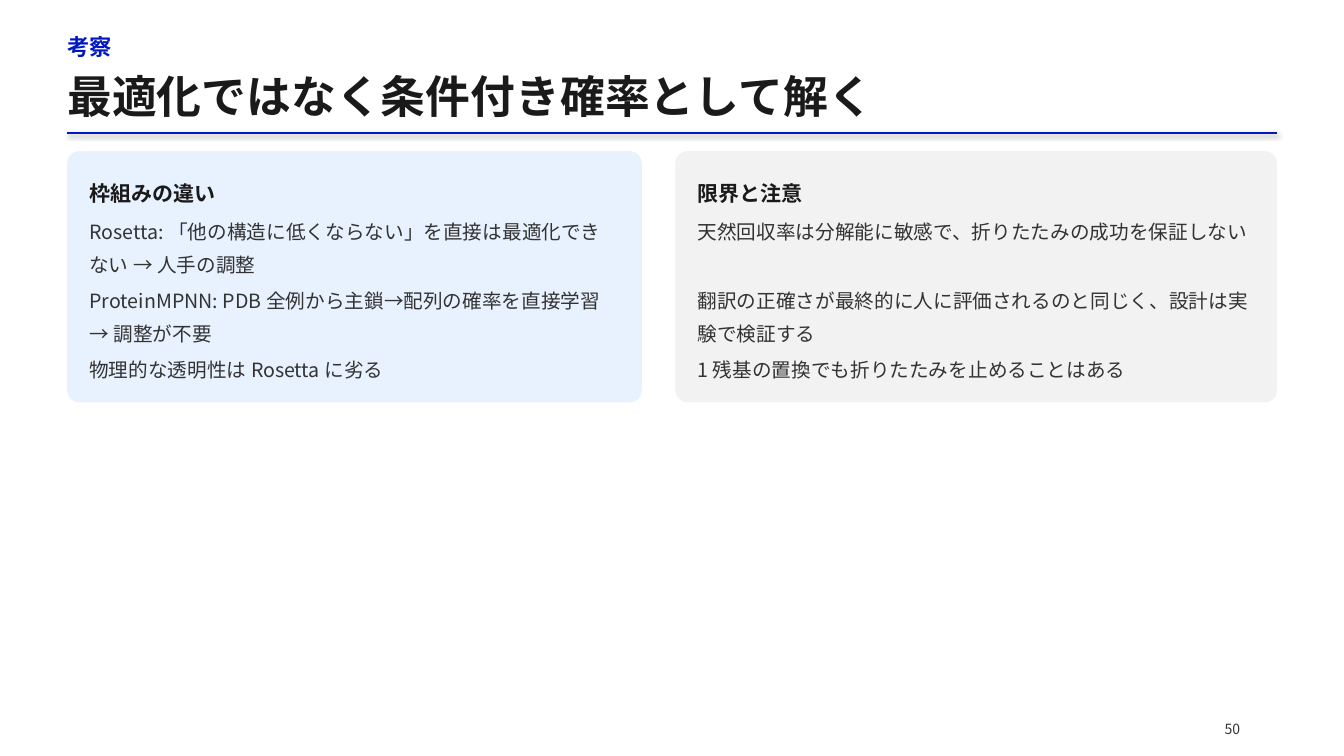
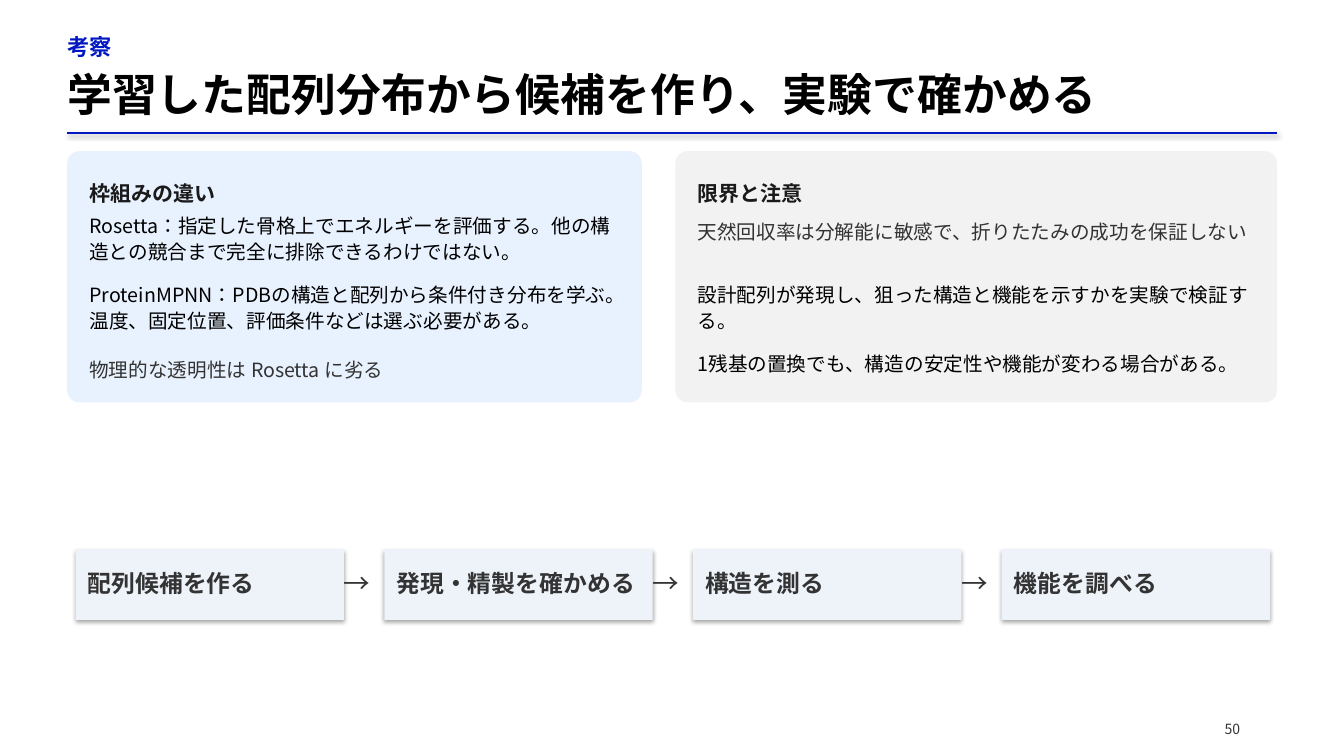
Before and after one commit to matsunagalab/lecture_bioinfo, a slide deck: slide 50 of 07_タンパク質設計/07_タンパク質設計.pptx. Drawn at 1344x756 pixels with LibreOffice and Linux fonts; fonts in the diff are those of the drawing. Boxes give left, top, right and bottom in pixels: in the first picture for what was removed or moved away, otherwise in the second. Text is boxed around its words. In the diff, an @@ line names an element or a change of style, - is before the commit and + after.

```diff
--- a/07_タンパク質設計/07_タンパク質設計.pptx
+++ b/07_タンパク質設計/07_タンパク質設計.pptx
@@ text at box(67, 73, 1096, 115): text changed; text colour #1A1A1A to #000000 @@
-最適化ではなく条件付き確率として解く
+学習した配列分布から候補を作り、実験で確かめる
@@ text at box(89, 216, 610, 261): text changed; text colour #333333 to #000000 @@
-Rosetta: 「他の構造に低くならない」を直接は最適化できない → 人手の調整
+Rosetta：指定した骨格上でエネルギーを評価する。他の構造との競合まで完全に排除できるわけではない。
@@ text at box(89, 285, 625, 330): text changed; text colour #333333 to #000000 @@
-ProteinMPNN: PDB 全例から主鎖→配列の確率を直接学習 → 調整が不要
+ProteinMPNN：PDBの構造と配列から条件付き分布を学ぶ。温度、固定位置、評価条件などは選ぶ必要がある。
@@ text at box(698, 285, 1248, 329): text changed; text colour #333333 to #000000 @@
-翻訳の正確さが最終的に人に評価されるのと同じく、設計は実験で検証する
+設計配列が発現し、狙った構造と機能を示すかを実験で検証する。
@@ text at box(698, 354, 1239, 373): text changed; text colour #333333 to #000000 @@
-1 残基の置換でも折りたたみを止めることはある
+1残基の置換でも、構造の安定性や機能が変わる場合がある。
@@ rectangle added at box(76, 549, 344, 620), fill #EEF3FA @@
@@ text added at box(344, 562, 384, 612), 19 pt, text #333333 @@
+→
@@ rectangle added at box(384, 549, 652, 620), fill #EEF3FA @@
@@ text added at box(652, 562, 693, 612), 19 pt, text #333333 @@
+→
@@ rectangle added at box(693, 549, 961, 620), fill #EEF3FA @@
@@ text added at box(962, 562, 1002, 612), 19 pt, text #333333 @@
+→
@@ rectangle added at box(1002, 549, 1270, 620), fill #EEF3FA @@
@@ text added at box(88, 572, 255, 594), 17 pt, text #333333, bold @@
+配列候補を作る
@@ text added at box(396, 571, 634, 594), 17 pt, text #333333, bold @@
+発現・精製を確かめる
@@ text added at box(705, 571, 824, 594), 17 pt, text #333333, bold @@
+構造を測る
@@ text added at box(1014, 571, 1157, 594), 17 pt, text #333333, bold @@
+機能を調べる
```
Also in this commit, not shown: 25 other slides changed, 1 slide added, 1 slide removed, 2 other files.
